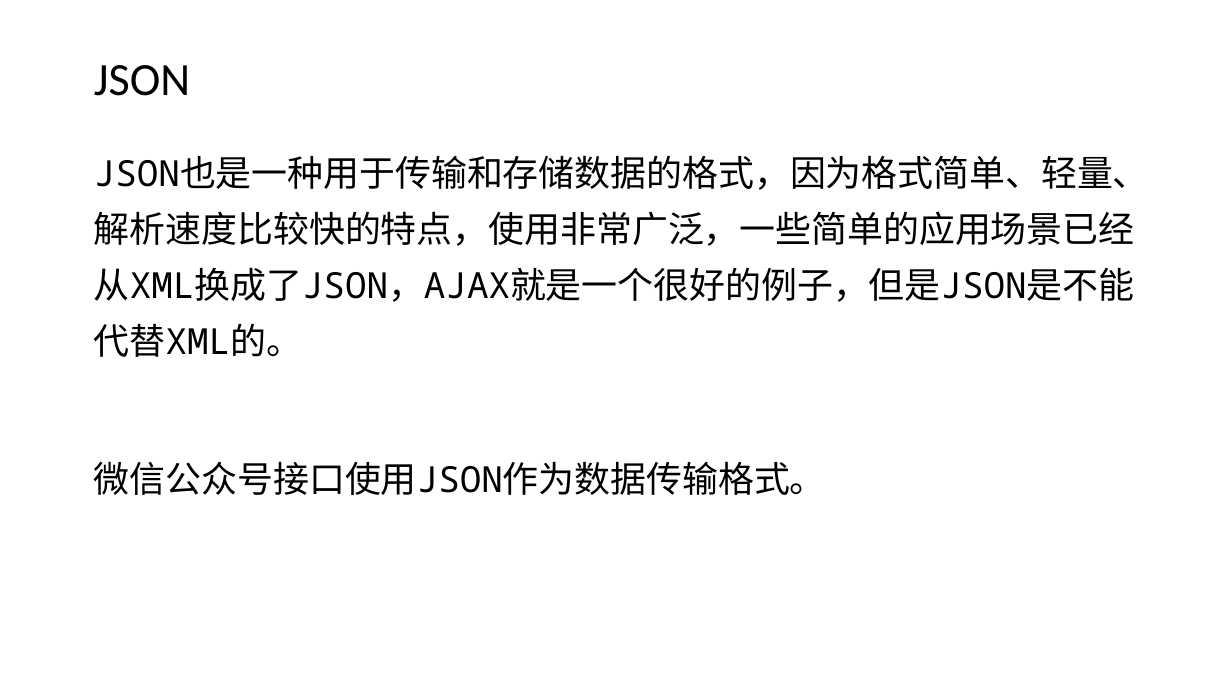
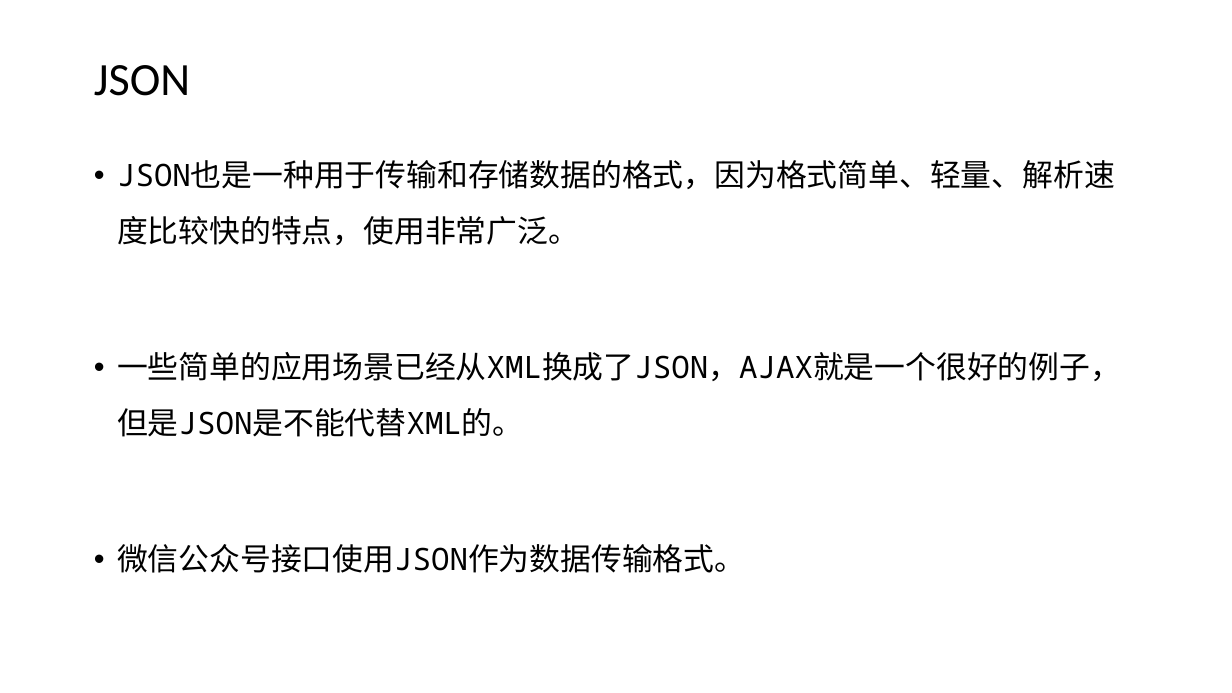
Before and after one commit to edu2act/course-wechat-and-miniprogram, a slide deck: slide 6 of ch01/技术清单.pptx. Drawn at 1232x693 pixels with LibreOffice and Linux fonts; fonts in the diff are those of the drawing. Boxes give left, top, right and bottom in pixels: in the first picture for what was removed or moved away, otherwise in the second. Text is boxed around its words. In the diff, an @@ line names an element or a change of style, - is before the commit and + after.

```diff
--- a/ch01/技术清单.pptx
+++ b/ch01/技术清单.pptx
@@ text at box(117, 160, 1121, 437): text changed; size 28 to 24 pt @@
-JSON也是一种用于传输和存储数据的格式，因为格式简单、轻量、解析速度比较快的特点，使用非常广泛，一些简单的应用场景已经从XML换成了JSON，AJAX就是一个很好的例子，但是JSON是不能代替XML的。
+• JSON也是一种用于传输和存储数据的格式，因为格式简单、轻量、解析速度比较快的特点，使用非常广泛。
+• 一些简单的应用场景已经从XML换成了JSON，AJAX就是一个很好的例子，但是JSON是不能代替XML的。
@@ text at box(117, 544, 745, 573): size 28 to 24 pt in "微信公众号接口使用JSON作为数据传输格式。"; bullet none to •; line spacing 1.3 to 1.5 @@
```
Also in this commit, not shown: 7 other slides changed, 3 other files.
